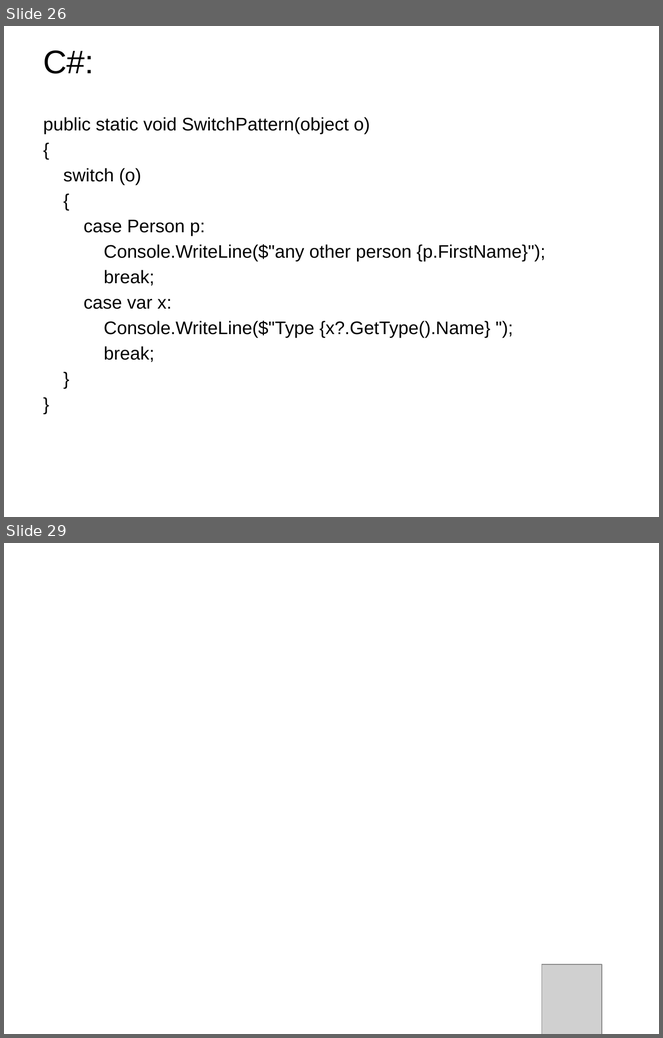
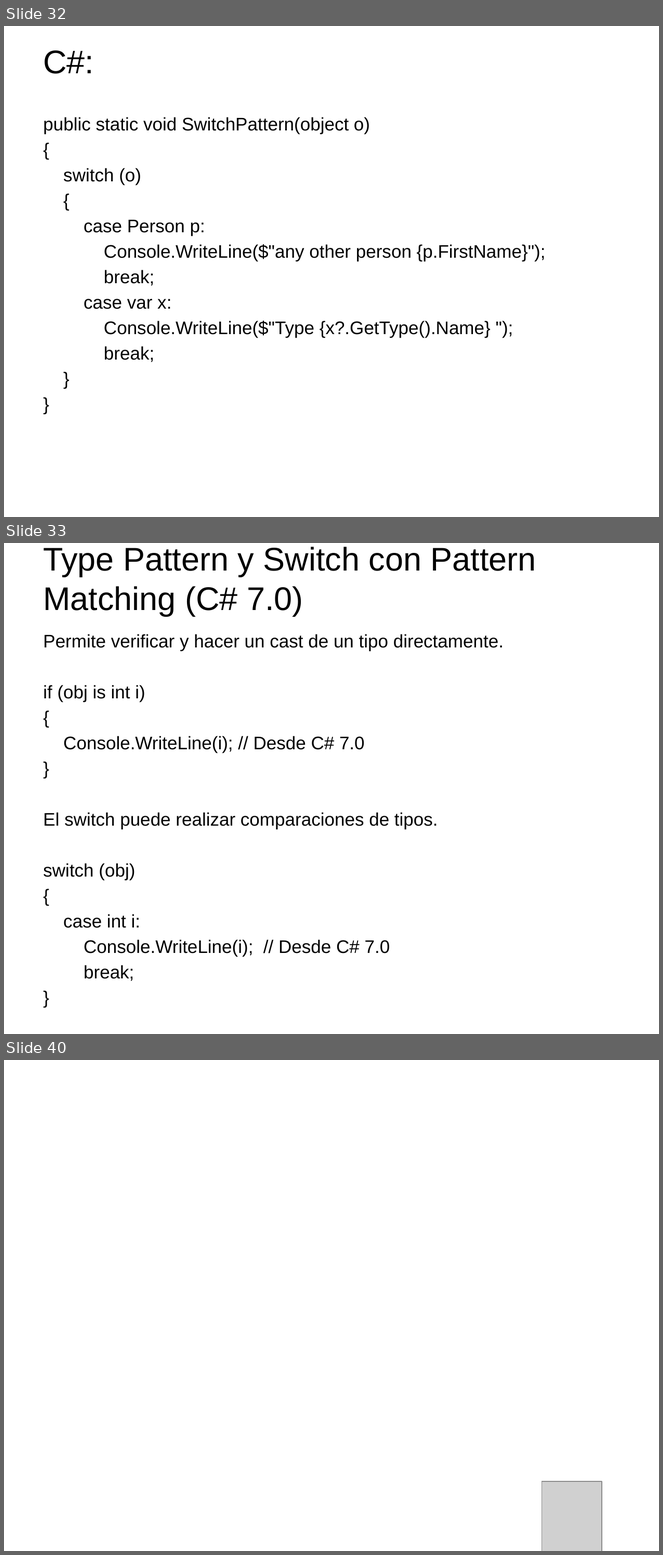
Before and after one commit to emanuelpeg/paradigmaUAP2024, a slide deck: funcional/clase3.pptx. Shown one above the other, each under a label of ours: slides 26 and 29 before the commit, slides 32, 33 and 40 after it; the slides between them are not shown. The pictures are 663x1038 and 663x1555 pixels, drawn with LibreOffice and Linux fonts; fonts in the diff are those of the drawing; grey boxes stand for pictures; background and template pictures are left out. Boxes give left, top, right and bottom in pixels: in the first picture for what was removed or moved away, otherwise in the second. Text is boxed around its words. In the diff, an @@ line names an element or a change of style, - is before the commit and + after.

```diff
--- a/funcional/clase3.pptx
+++ b/funcional/clase3.pptx
@@ slide 33 added at [4, 543, 659, 1034], background picture (left out) @@
@@ title added at [43, 547, 536, 616], 36 pt, text #000000 @@
+Type Pattern y Switch con Pattern Matching (C# 7.0)
@@ text added at [43, 634, 504, 981], 20 pt, text #000000 @@
+Permite verificar y hacer un cast de un tipo directamente.
+if (obj is int i)
+{
+Console.WriteLine(i); // Desde C# 7.0
+}
+El switch puede realizar comparaciones de tipos.
+switch (obj)
+{
+case int i:
+Console.WriteLine(i); // Desde C# 7.0
+break;
+}
@@ what was slide 26 is now slide 32 @@
@@ what was slide 29 is now slide 40 @@
```
Also in this commit, not shown: 3 slides changed, 10 other slides added, 10 other files.
